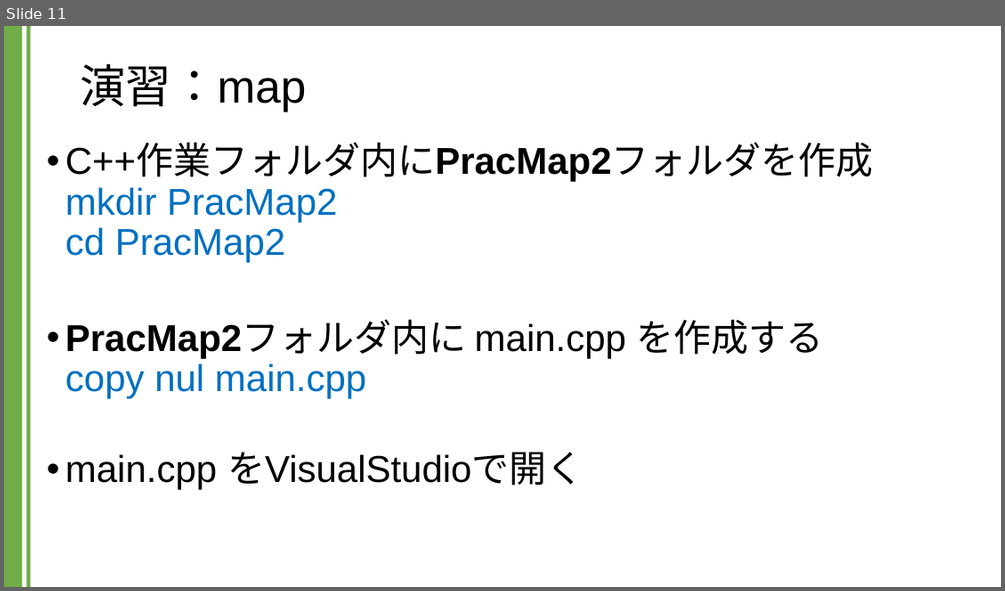
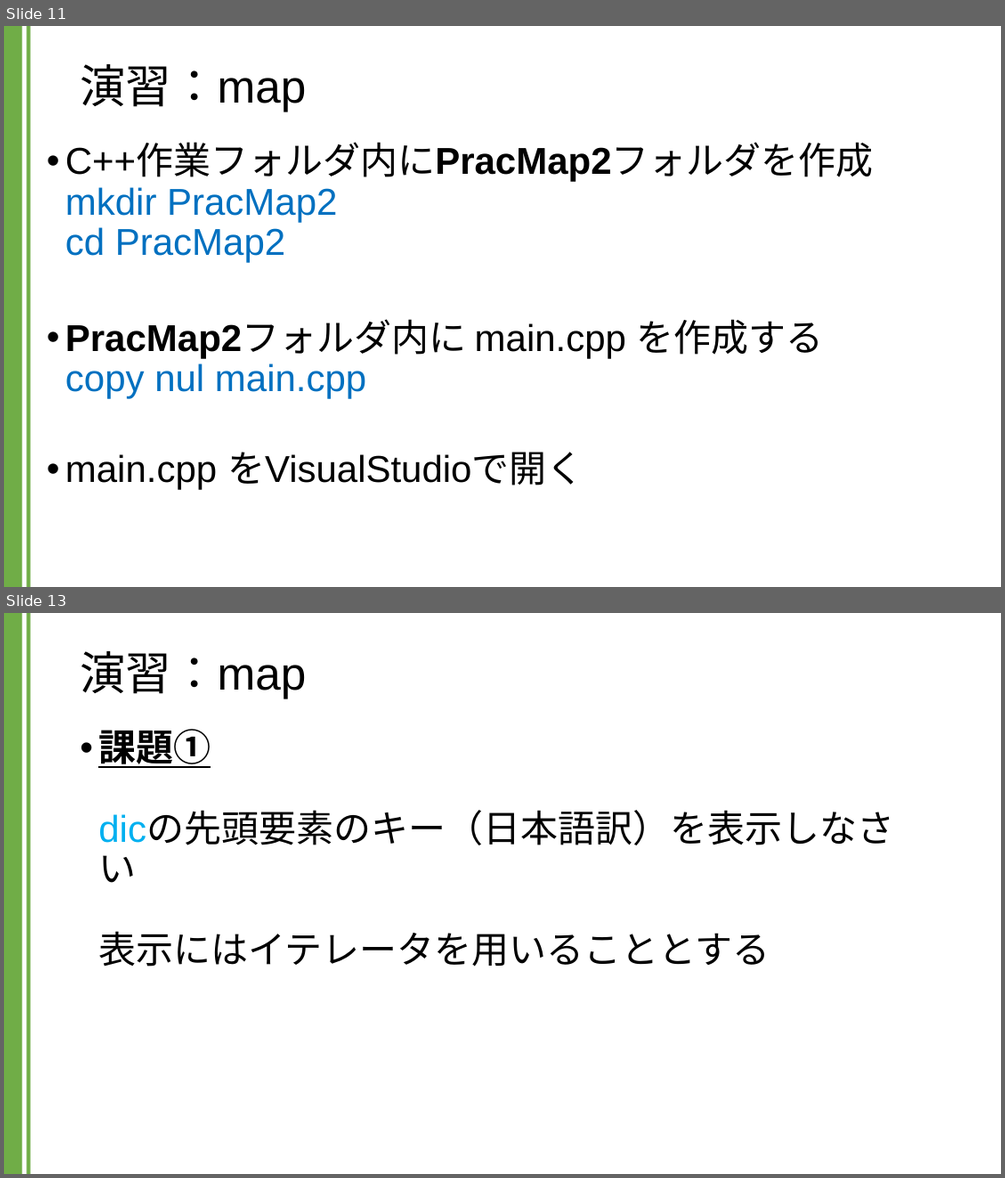
Before and after one commit to kic-murata/cpp2024, a slide deck: 授業資料/演習課題：map.pptx. Shown one above the other, each under a label of ours: slide 11 before the commit, slides 11 and 13 after it; the slides between them are not shown. The pictures are 1005x591 and 1005x1178 pixels, drawn with LibreOffice and Linux fonts; fonts in the diff are those of the drawing. Boxes give left, top, right and bottom in pixels: in the first picture for what was removed or moved away, otherwise in the second. Text is boxed around its words. In the diff, an @@ line names an element or a change of style, - is before the commit and + after.

```diff
--- a/授業資料/演習課題：map.pptx
+++ b/授業資料/演習課題：map.pptx
@@ slide 13 added at [4, 613, 1001, 1174], background #FFFFFF; not listed: 2 template elements that a slide beside it also shows @@
@@ title added at [80, 651, 306, 699], 44 pt, text #000000 @@
+演習：map
@@ text added at [98, 729, 894, 966], 36 pt, text #000000 @@
+• 課題①
+  dicの先頭要素のキー（日本語訳）を表示しなさい
+  表示にはイテレータを用いることとする
```
Also in this commit, not shown: 8 other slides added, 1 other file.
